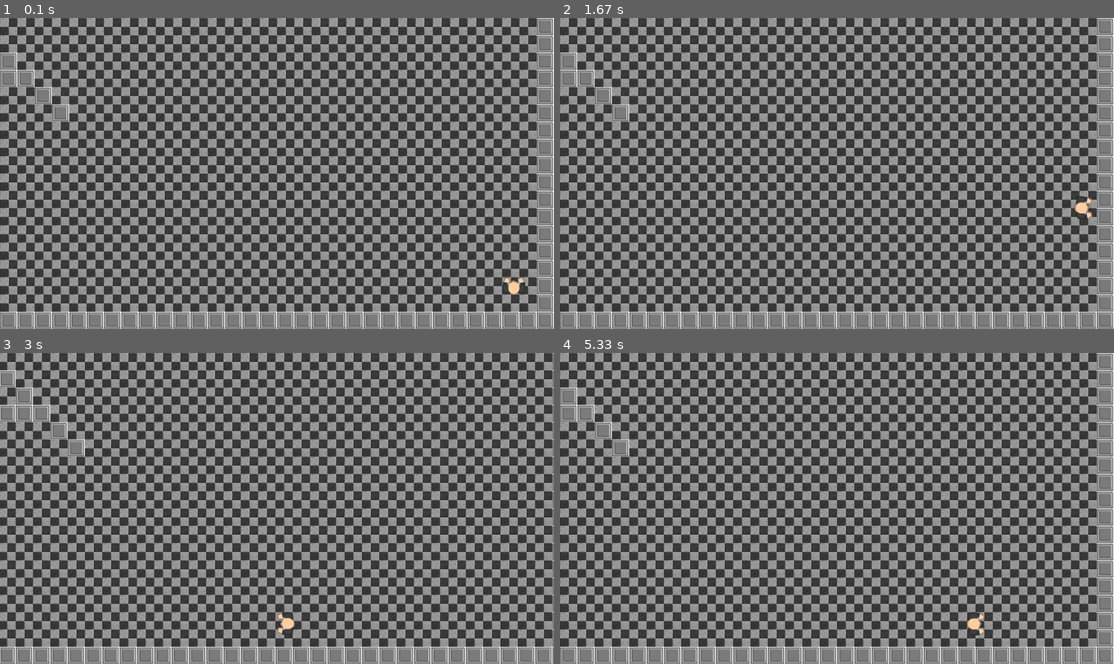
Above: before the commit, frames 1-4 (two rows, left to right).
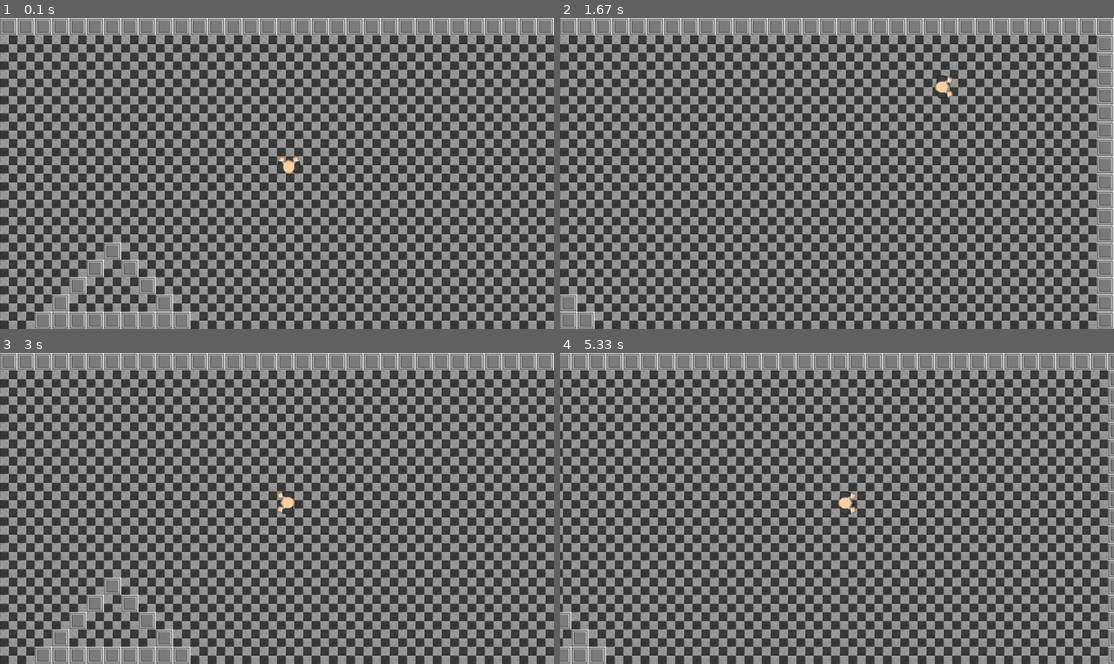
Above: after the commit, the same moments.

Repository: bly852/ICS3U1
Game: pygame game, started from (19.12.06) Culminating/game.py
The game is run twice, just before and just after one commit, with the same random seed, the same clock (stepped at 60 frames per second) and the same inputs.
Inputs:
- Up to frame 1 (0.1 s): no input
- Up to frame 2 (1.67 s): hold D 0.33-0.8 s; hold W 0.83-1.13 s; hold D 1.17-1.63 s
- Up to frame 3 (3 s): hold A 1.67-2.2 s; hold S 2.23-2.53 s; hold A 2.57-2.97 s
- Up to frame 4 (5.33 s): hold W 3-3.37 s; hold D 3.4-4.03 s; hold S 4.07-4.43 s; hold A 4.47-4.93 s; hold D from 4.97 s (still down)

The runs differ from the first frame. In frame 1, 11% of the frame differs, in the area x 0-100%, y 0-100%; in frame 2, 9.2%; in frame 3, 30%; in frame 4, 72%.

Commit message:
Fixed Player Spawn Bug
Player can now spawn anywhere on the map and it will render fine

Diff:
--- a/(19.12.06) Culminating/game.py
+++ b/(19.12.06) Culminating/game.py
@@ -41,9 +41,14 @@
                     Wall(self, col, row)
                 else:
                     Floor(self, col, row)
+        for row, tiles in enumerate(self.map.data):
+            for col, tile in enumerate(tiles):
                 if tile == "1":
                     Floor(self, col, row)
                     self.player = Player(self, col, row, 1)
+                elif tile == "2":
+                    Floor(self, col, row)
+                    self.player = Player(self, col, row, 2)
         self.camera = Camera(self.map.width, self.map.height)
 
     def run(self):
--- a/(19.12.06) Culminating/map.py
+++ b/(19.12.06) Culminating/map.py
@@ -1,6 +1,5 @@
 import pygame
 from settings import *
-
 
 class Map:
     def __init__(self, filename):
@@ -27,7 +26,6 @@
     def update(self, target):
         x = -target.rect.x + int(width / 2)
         y = -target.rect.y + int(height / 2)
-        self.camera = pygame.Rect(x, y, self.width, self.height)
 
         # camera limits
         x = min(0, x)
--- a/(19.12.06) Culminating/maps/biggerMap.txt
+++ b/(19.12.06) Culminating/maps/biggerMap.txt
@@ -7,7 +7,7 @@
 X.............................................................X
 X.............................................................X
 X.............................................................X
-X.............................................................X
+X......................................1......................X
 X.............................................................X
 X.............................................................X
 X.............................................................X
@@ -28,5 +28,5 @@
 X.............................................................X
 X.............................................................X
 X.............................................................X
-X............................................................1X
+X.............................................................X
 XXXXXXXXXXXXXXXXXXXXXXXXXXXXXXXXXXXXXXXXXXXXXXXXXXXXXXXXXXXXXXX
